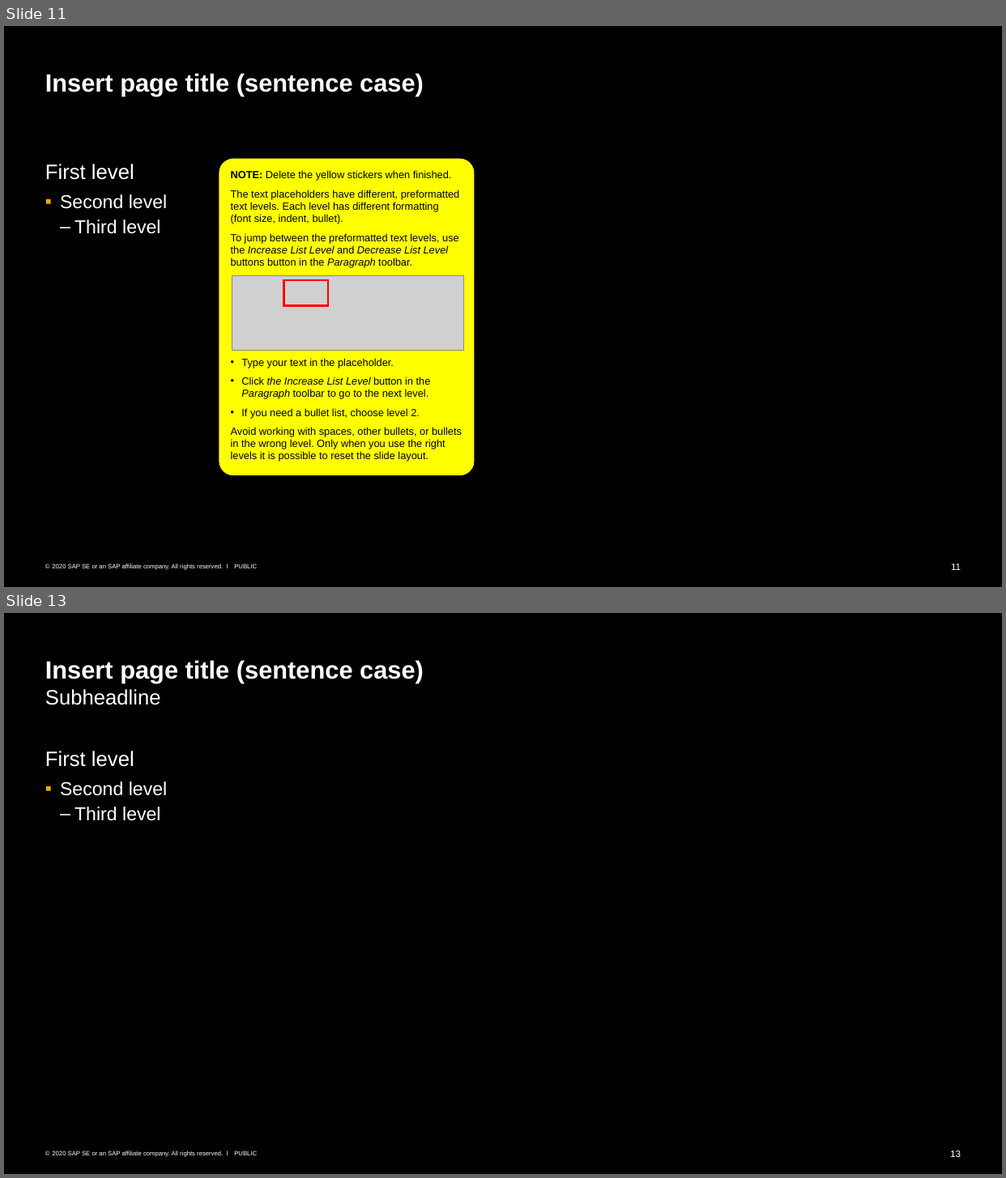
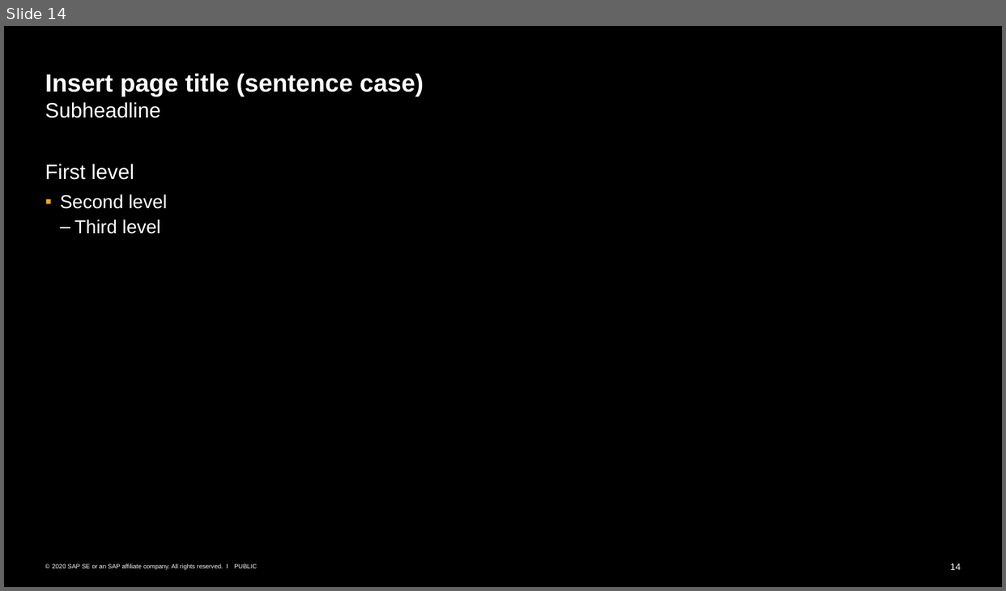
Before and after one commit to Andre-Gilbert/Dijkstra-Shortest-Path, a slide deck: docs/ALG_7_Graphen_Dijkstra.pptx. Shown one above the other, each under a label of ours: slides 11 and 13 before the commit, slide 14 after it; the slides between them are not shown. The pictures are 1006x1178 and 1006x591 pixels, drawn with LibreOffice and Linux fonts; fonts in the diff are those of the drawing; grey boxes stand for pictures. Boxes give left, top, right and bottom in pixels: in the first picture for what was removed or moved away, otherwise in the second. Text is boxed around its words. In the diff, an @@ line names an element or a change of style, - is before the commit and + after.

```diff
--- a/docs/ALG_7_Graphen_Dijkstra.pptx
+++ b/docs/ALG_7_Graphen_Dijkstra.pptx
@@ slide 11 removed at (x1=4, y1=26, x2=1002, y2=587), background #000000; not listed: 3 template elements that a slide beside it also shows @@
@@ title removed at (x1=45, y1=73, x2=424, y2=96) @@
-Insert page title (sentence case)
@@ text removed at (x1=45, y1=164, x2=167, y2=234) @@
-First level
-  ▪ Second level
-    – Third level
@@ rounded rectangle removed at (x1=219, y1=158, x2=474, y2=476) @@
-NOTE: Delete the yellow stickers when finished.
-The text placeholders have different, preformatted text levels. Each level has different formatting
-(font size, indent, bullet).
-To jump between the preformatted text levels, use the Increase List Level and Decrease List Level buttons button in the Paragraph toolbar.
-• Type your text in the placeholder.
-• Click the Increase List Level button in the Paragraph toolbar to go to the next level.
-• If you need a bullet list, choose level 2.
-Avoid working with spaces, other bullets, or bullets in the wrong level. Only when you use the right levels it is possible to reset the slide layout.
@@ picture removed at (x1=232, y1=275, x2=463, y2=350) @@
@@ rectangle removed at (x1=283, y1=280, x2=328, y2=305) @@
@@ what was slide 13 is now slide 14 @@
@@ page number at (x1=950, y1=564, x2=961, y2=570): text changed @@
-13
+14
```
Also in this commit, not shown: 5 slides changed, 15 slides added, 16 other slides removed.
